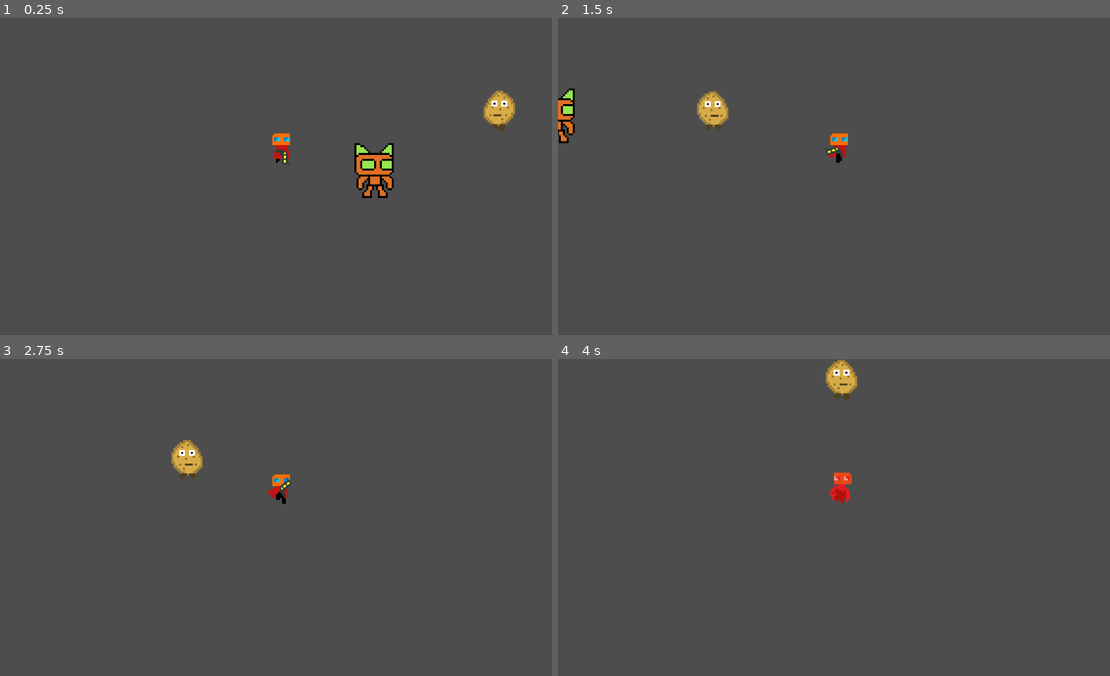
Above: before the commit, frames 1-4 (two rows, left to right).
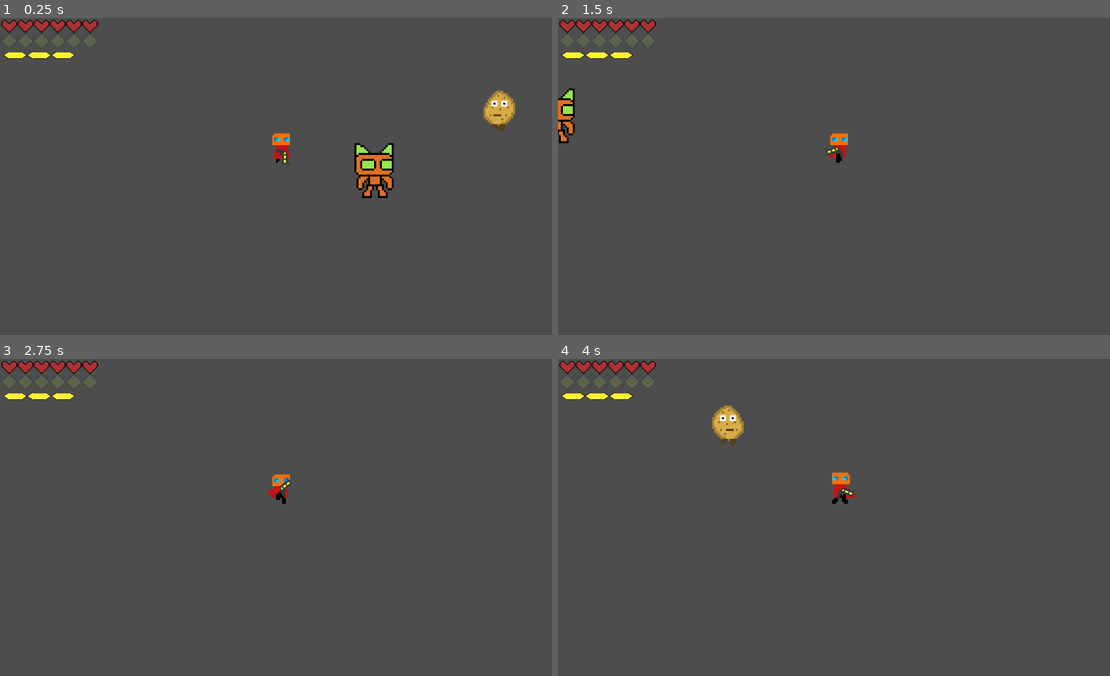
Above: after the commit, the same moments.

Repository: mendsergon/Kill-The-Food-Pyramid
Game: Godot game, scene res://Assets/Scenes/game.tscn
Same seed, same stepped clock (60 frames per second), same inputs: the game is played once before the commit and once after it. This scene is started directly instead of the project's main scene.
Inputs (mouse positions are in pixels of both pictures, inside the frame that each line leads up to):
- Up to frame 1 (0.25 s): no input
- Up to frame 2 (1.5 s): move the mouse to (966, 160) at 0.52 s; hold D (move_right) 0.53-1.28 s; tap Shift (dash) at 0.6 s; tap E (melee) at 0.8, 1.35 s; move the mouse to (729, 192) at 1.27 s; hold S (move_down) from 1.28 s (still down)
- Up to frame 3 (2.75 s): tap Shift (dash) at 1.55 s; move the mouse to (336, 447) at 2.02 s; release S (move_down) at 2.03 s; hold D (move_right) from 2.03 s (still down); hold X (Interact) from 2.03 s (still down); tap E (melee) at 2.3 s
- Up to frame 4 (4 s): move the mouse to (811, 580) at 2.77 s; release D (move_right) at 2.78 s; release X (Interact) at 2.78 s; hold W (move_up) 2.78-3.53 s; tap Shift (dash) at 2.85 s; move the mouse to (1010, 565) at 3.52 s; hold A (move_left) from 3.53 s (still down); tap E (melee) at 3.6 s

The runs differ from the first frame. In frame 1, 0.7% of the frame differs, in the area x 0-18%, y 0-13%; in frame 2, 1.2%; in frame 3, 1.2%; in frame 4, 2.0%, in the area x 0-55%, y 0-46%.

Commit message:
Updated potato script

Diff:
--- a/Assets/Scenes/level_1.tscn
+++ b/Assets/Scenes/level_1.tscn
@@ -3998,4 +3998,3 @@
 scale = Vector2(0.75, 0.669)
 
 [node name="FadeLayer" parent="." instance=ExtResource("29_i6cym")]
-visible = false
--- a/Assets/Scenes/player.tscn
+++ b/Assets/Scenes/player.tscn
@@ -358,7 +358,6 @@
 shape = SubResource("RectangleShape2D_38rej")
 
 [node name="HealthBar" type="CanvasLayer" parent="."]
-visible = false
 scale = Vector2(2, 2)
 transform = Transform2D(2, 0, 0, 2, 0, 0)
 
@@ -403,7 +402,6 @@
 position = Vector2(17, -8)
 
 [node name="MeleeOrbBar" type="CanvasLayer" parent="."]
-visible = false
 
 [node name="HBoxContainer" type="HBoxContainer" parent="MeleeOrbBar"]
 offset_right = 40.0
@@ -452,7 +450,6 @@
 scale = Vector2(2, 1.925)
 
 [node name="DashSlabBar" type="CanvasLayer" parent="."]
-visible = false
 
 [node name="HBoxContainer" type="HBoxContainer" parent="DashSlabBar"]
 offset_right = 40.0
--- a/Assets/Scripts/potato.gd
+++ b/Assets/Scripts/potato.gd
@@ -3,7 +3,7 @@
 ### --- CORE CONSTANTS --- ###
 const MOVE_SPEED = 75.0                  # Potato walk speed
 const MOVE_DURATION = 4.0                # Active chase time
-const IDLE_COOLDOWN = 2.0                # Pause duration between chases
+const IDLE_COOLDOWN = 0.5                # Pause duration between chases
 const FLASH_DURATION = 0.25              # Duration of red flash on damage
 const STAGGER_DURATION = 0.1             # Time frozen after taking hit
 const DEATH_DURATION = 0.5               # Time before removing dead potato
@@ -19,10 +19,25 @@
 var player: CharacterBody2D = null       # Reference to player node
 var is_moving := true                    # Currently chasing player
 var behavior_timer := 0.0                # Tracks chase/idle timing
-var flash_timer := 0.0                   # Timer for red flash effect
-var stagger_timer := 0.0                 # Timer to freeze movement briefly after hit
-var death_timer := 0.0                   # Timer after death before deletion
+var flash_timer := 0.0                    # Timer for red flash effect
+var stagger_timer := 0.0                  # Timer to freeze movement briefly after hit
+var death_timer := 0.0                    # Timer after death before deletion
 var is_dying := false                    # Whether potato is in death state
+
+### --- EXTRA CONSTANTS FOR ATTACK --- ###
+const ATTACK_TRIGGER_DISTANCE = 75.0     # Distance to trigger spin attack
+const ATTACK_PREP_DURATION = 0.5         # Time to idle + rotate before charge
+const ATTACK_CHARGE_DURATION = 1.0       # Spin & dash time
+const ATTACK_SPEED = 200.0               # Charge movement speed
+const ATTACK_ROTATION_SPEED = 720.0      # Degrees per second when spinning
+const ATTACK_COOLDOWN = 3.0              # Time before potato can attack again
+
+### --- EXTRA STATE --- ###
+var is_attacking := false
+var attack_phase := "none"               # "prep" or "charge"
+var attack_timer := 0.0
+var attack_direction := Vector2.ZERO
+var attack_cooldown_timer := 0.0         # Tracks time until next allowed attack
 
 ### --- PUBLIC SETUP --- ###
 func set_player_reference(player_ref: CharacterBody2D) -> void:
@@ -41,6 +56,19 @@
 		return                            # Skip logic while dead
 
 	if player == null:
+		return
+
+	### --- COOLDOWN TIMER --- ###
+	if attack_cooldown_timer > 0.0:
+		attack_cooldown_timer -= delta
+
+	### --- ATTACK TRIGGER --- ###
+	if not is_attacking and attack_cooldown_timer <= 0.0 and (player.global_position - global_position).length() <= ATTACK_TRIGGER_DISTANCE:
+		start_attack()
+
+	### --- HANDLE ATTACK MODE --- ###
+	if is_attacking:
+		handle_attack(delta)
 		return
 
 	### --- TIMER MANAGEMENT --- ###
@@ -105,3 +133,42 @@
 
 	### --- MOVE TO PHYSICS LAYER 5 --- ###
 	collision_layer = 1 << 4                         # Set to physics layer 5 (bit flag index 4)
+
+### --- ATTACK FUNCTIONS --- ###
+func start_attack() -> void:
+	is_attacking = true
+	attack_phase = "prep"
+	attack_timer = ATTACK_PREP_DURATION
+	velocity = Vector2.ZERO
+	animated_sprite_2d.play("Idle")
+	attack_direction = (player.global_position - global_position).normalized()
+
+func handle_attack(delta: float) -> void:
+	attack_timer -= delta
+
+	if attack_phase == "prep":
+		# Slowly rotate 45 degrees forward instead of back
+		rotation_degrees = lerp(rotation_degrees, rotation_degrees + 45, delta * 2)
+		if attack_timer <= 0.0:
+			attack_phase = "charge"
+			attack_timer = ATTACK_CHARGE_DURATION
+			animated_sprite_2d.play("Run") # Could be replaced with spin animation
+
+	elif attack_phase == "charge":
+		# Spin backwards while moving fast in locked direction
+		rotation_degrees -= ATTACK_ROTATION_SPEED * delta
+		velocity = attack_direction * ATTACK_SPEED
+		move_and_slide()
+
+		# Damage player if collided during spin
+		for i in range(get_slide_collision_count()):
+			var collision = get_slide_collision(i)
+			var other = collision.get_collider()
+			if other == player and other.has_method("apply_damage"):
+				other.apply_damage(1, attack_direction)
+
+		if attack_timer <= 0.0:
+			is_attacking = false
+			rotation_degrees = 0
+			velocity = Vector2.ZERO
+			attack_cooldown_timer = ATTACK_COOLDOWN  # Start cooldown after attack ends
